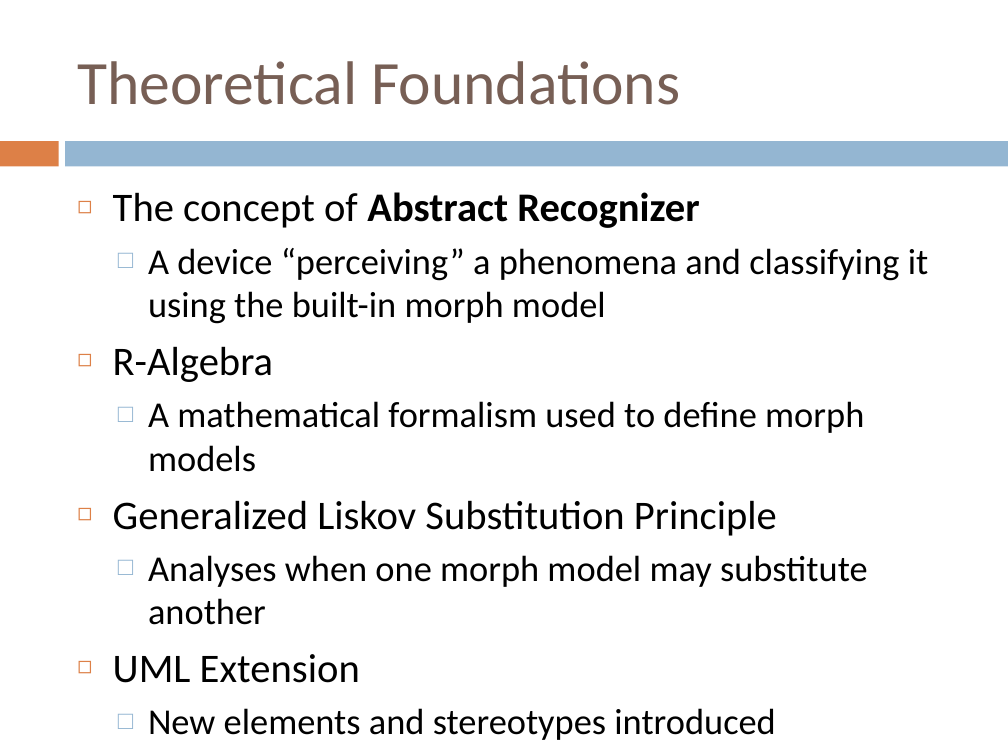
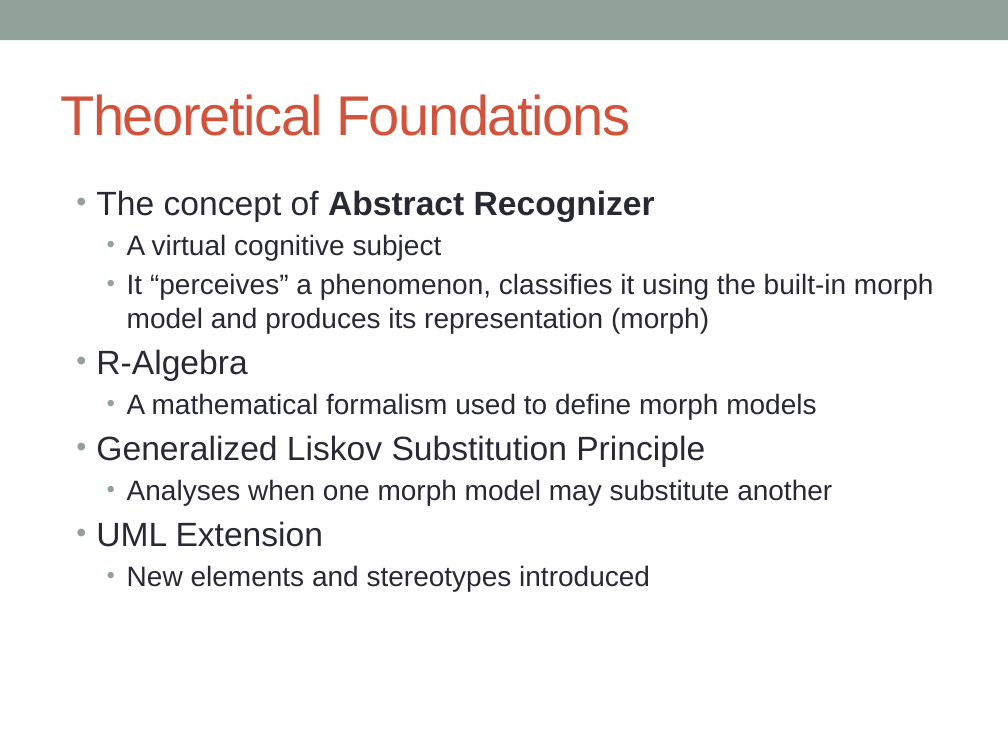
Before and after one commit to zslajchrt/morpheus, a slide deck: slide 14 of src/main/doc/thesis/mala/MalaObhajoba.pptx. Drawn at 1008x756 pixels with LibreOffice and Linux fonts; fonts in the diff are those of the drawing. Boxes give left, top, right and bottom in pixels: in the first picture for what was removed or moved away, otherwise in the second. Text is boxed around its words. In the diff, an @@ line names an element or a change of style, - is before the commit and + after.

```diff
--- a/src/main/doc/thesis/mala/MalaObhajoba.pptx
+++ b/src/main/doc/thesis/mala/MalaObhajoba.pptx
@@ rectangle added at box(0, 0, 1008, 40), fill #93A299 @@
@@ title "Theoretical Foundations": place and size @@
-title "Theoretical Foundations" at box(77, 61, 680, 105)
+title "Theoretical Foundations" at box(60, 94, 630, 136)
@@ title "Theoretical Foundations" at box(60, 94, 630, 136): size 44 to 40 pt, font Calibri to Arial, text colour #775F55 to #D2533C, letter spacing 0 to -1 pt @@
@@ rectangle removed at box(0, 141, 58, 166) @@
@@ rectangle removed at box(66, 141, 1008, 166) @@
@@ text at box(96, 190, 832, 592): size 29 to 24 pt in "The concept of Abstract Recognizer", "R-Algebra", "Generalized Liskov Substitution Principle", "UML Extension"; font Calibri to Arial, text colour #000000 to #292934 in "The concept of Abstract Recognizer", "R-Algebra", "A mathematical formalism used to define morph ...", "Generalized Liskov Substitution Principle" and 3 more places; size 26 to 20 pt in "A mathematical formalism used to define morph ...", "Analyses when one morph model may substitute ...", "New elements and stereotypes introduced"; bullet ◻ to •; less space between paragraphs; bullet colour #DD8047 to #93A299; bullet □ to •; bullet colour #94B6D2 to #93A299 @@
@@ text at box(127, 234, 933, 333): text changed; size 26 to 20 pt; font Calibri to Arial; text colour #000000 to #292934 @@
-  □ A device “perceiving” a phenomena and classifying it using the built-in morph model
+  • A virtual cognitive subject
+  • It “perceives” a phenomenon, classifies it using the built-in morph model and produces its representation (morph)
```
Also in this commit, not shown: 14 other slides changed, 4 slides added, 3 slides removed.
